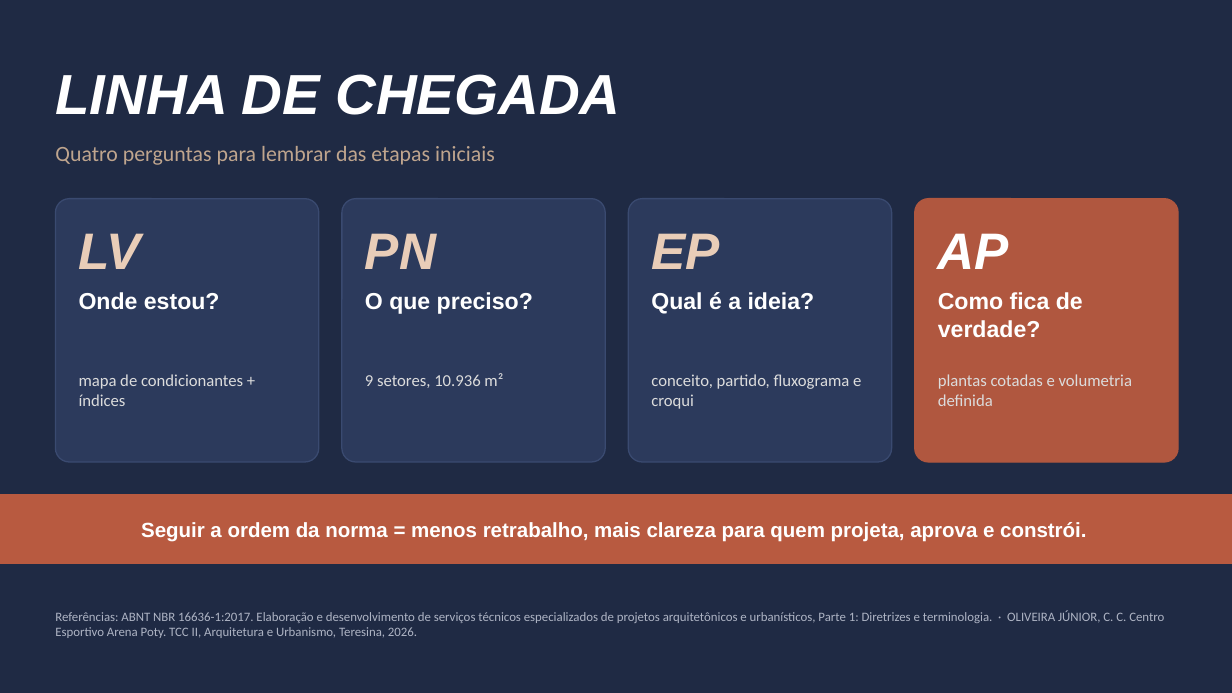
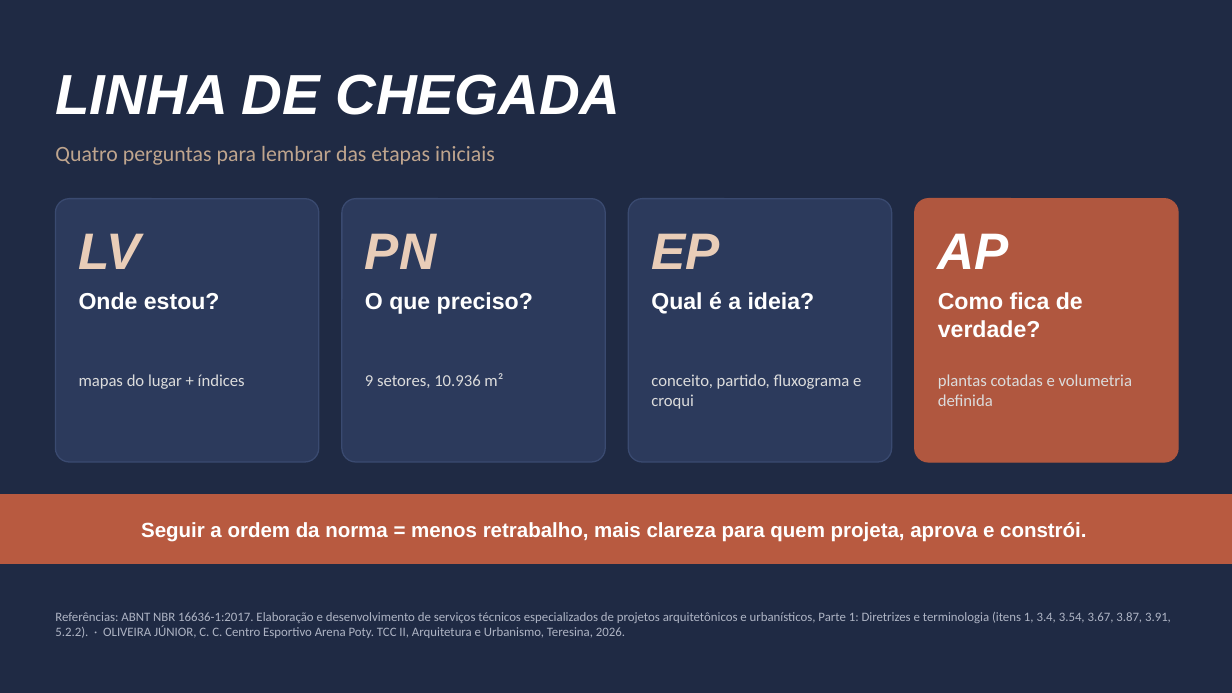
Before and after one commit to arqlais/slide, a slide deck: slide 10 of Claudio_Castro_de_Oliveira_Junior.pptx. Drawn at 1232x693 pixels with LibreOffice and Linux fonts; fonts in the diff are those of the drawing. Boxes give left, top, right and bottom in pixels: in the first picture for what was removed or moved away, otherwise in the second. Text is boxed around its words. In the diff, an @@ line names an element or a change of style, - is before the commit and + after.

```diff
--- a/Claudio_Castro_de_Oliveira_Junior.pptx
+++ b/Claudio_Castro_de_Oliveira_Junior.pptx
@@ text at bbox=[79, 374, 245, 389]: text changed @@
-mapa de condicionantes + índices
+mapas do lugar + índices
@@ text at bbox=[55, 612, 1171, 638]: text changed @@
-Referências: ABNT NBR 16636-1:2017. Elaboração e desenvolvimento de serviços técnicos especializados de projetos arquitetônicos e urbanísticos, Parte 1: Diretrizes e terminologia. · OLIVEIRA JÚNIOR, C. C. Centro Esportivo Arena Poty. TCC II, Arquitetura e Urbanismo, Teresina, 2026.
+Referências: ABNT NBR 16636-1:2017. Elaboração e desenvolvimento de serviços técnicos especializados de projetos arquitetônicos e urbanísticos, Parte 1: Diretrizes e terminologia (itens 1, 3.4, 3.54, 3.67, 3.87, 3.91, 5.2.2). · OLIVEIRA JÚNIOR, C. C. Centro Esportivo Arena Poty. TCC II, Arquitetura e Urbanismo, Teresina, 2026.
```
Also in this commit, not shown: 7 other slides changed, 9 other files.
